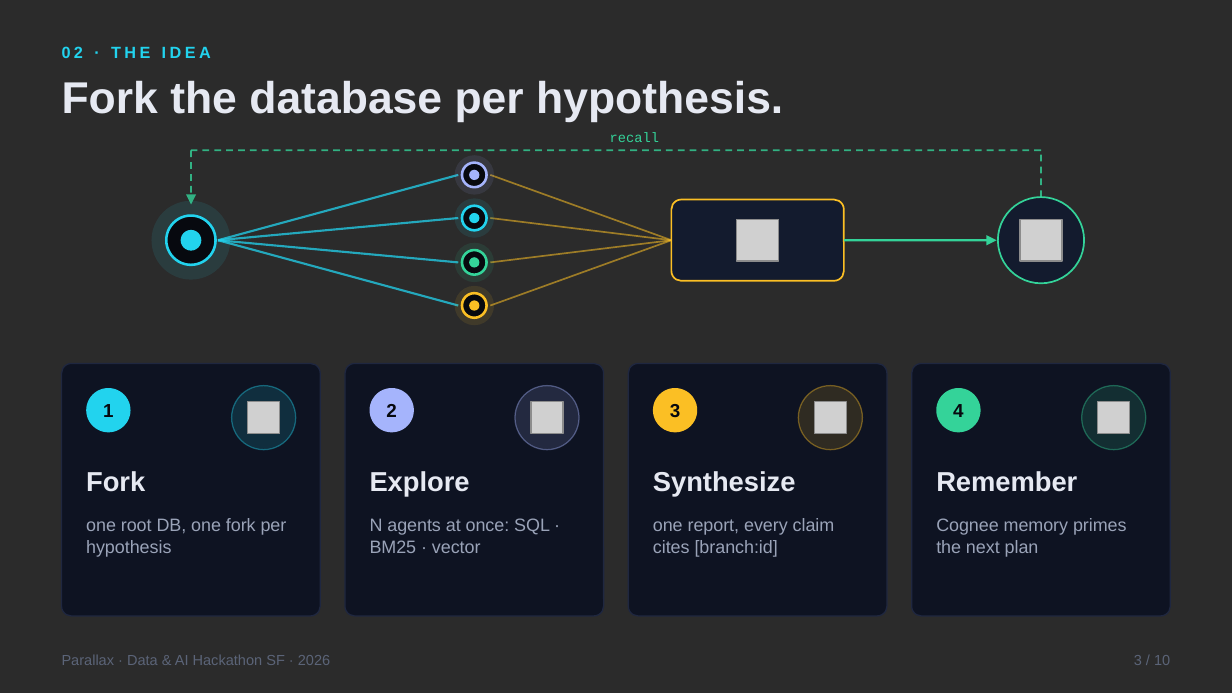
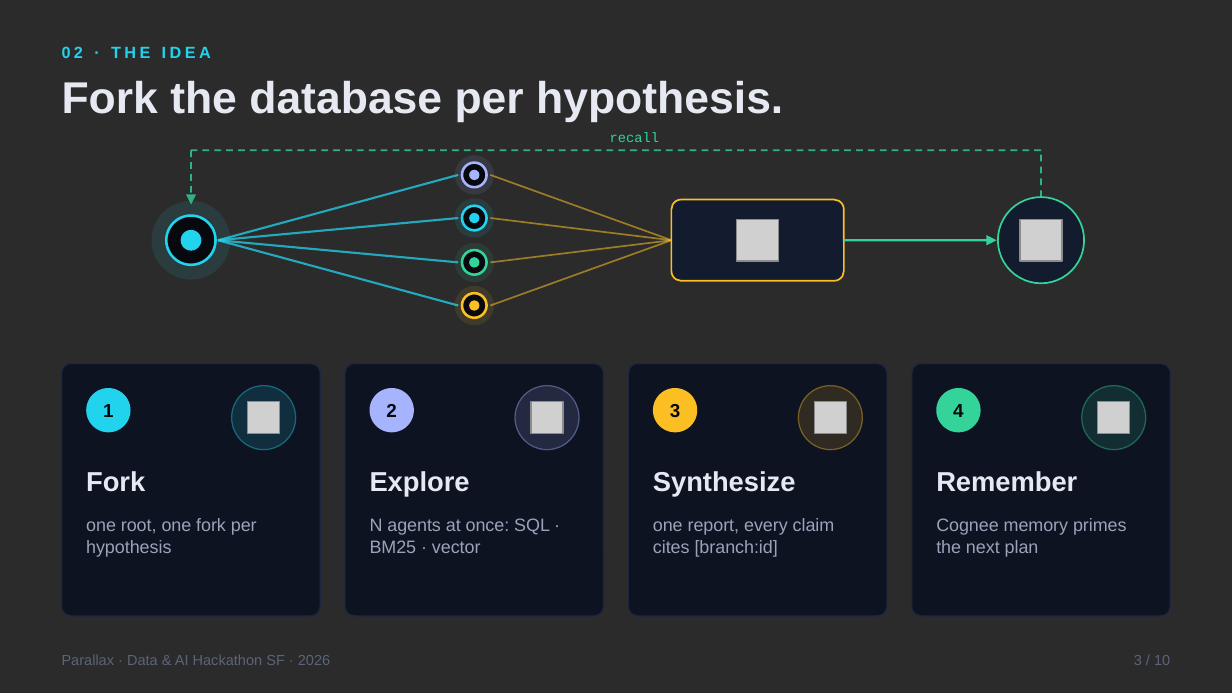
Before and after one commit to vnmoorthy/parallax, a slide deck: slide 3 of deck/Parallax.pptx. Drawn at 1232x693 pixels with LibreOffice and Linux fonts; fonts in the diff are those of the drawing; grey boxes stand for pictures; background and template pictures are left out; a plain dark background stands for a picture behind light text. Boxes give left, top, right and bottom in pixels: in the first picture for what was removed or moved away, otherwise in the second. Text is boxed around its words. In the diff, an @@ line names an element or a change of style, - is before the commit and + after.

```diff
--- a/deck/Parallax.pptx
+++ b/deck/Parallax.pptx
@@ text at [86, 518, 257, 557]: text changed @@
-one root DB, one fork per hypothesis
+one root, one fork per hypothesis
```
Also in this commit, not shown: 9 other slides changed, 12 other files.
